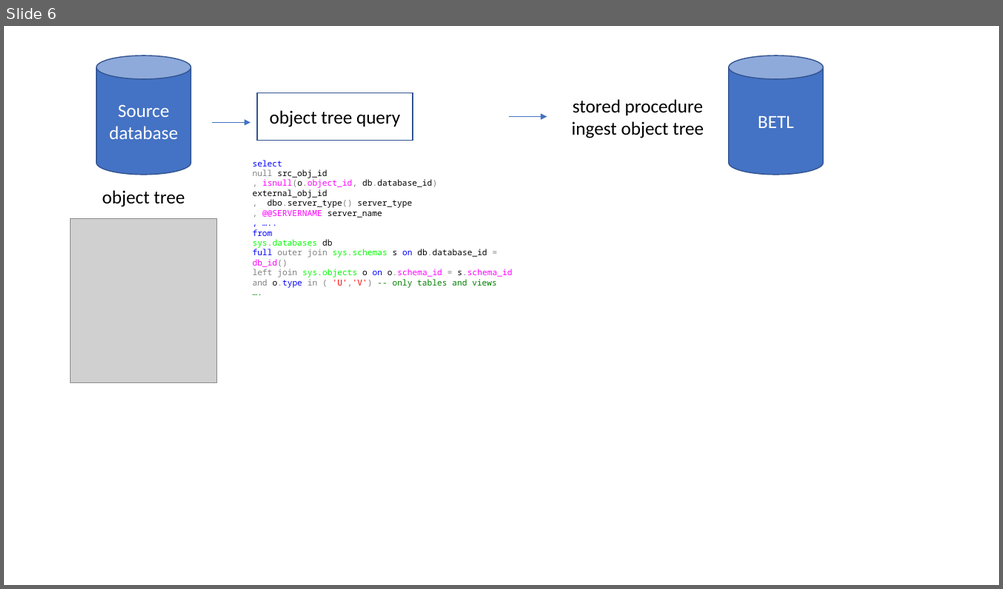
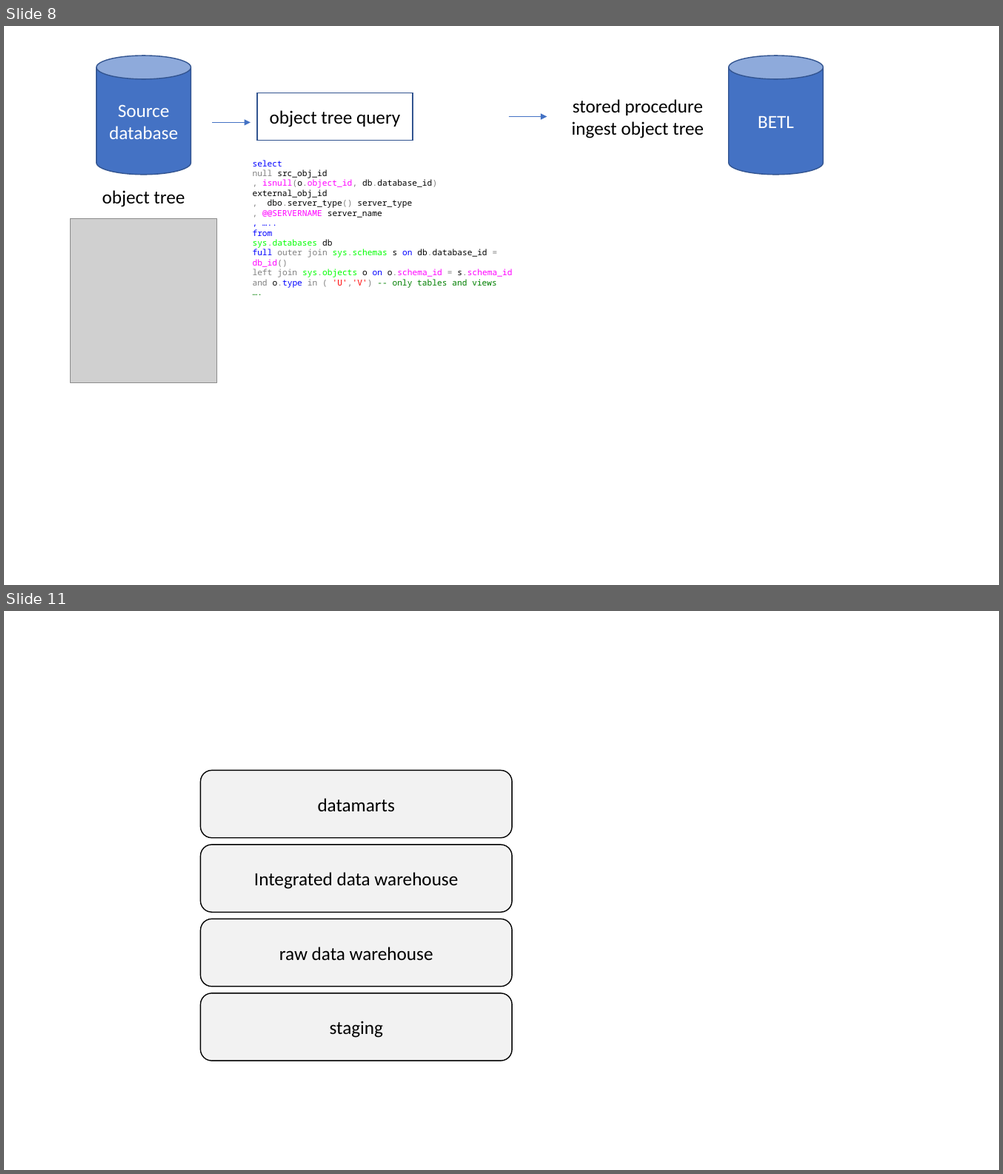
Before and after one commit to basvdberg/BETL, a slide deck: image/betl_architecture.pptx. Shown one above the other, each under a label of ours: slide 6 before the commit, slides 8 and 11 after it; the slides between them are not shown. The pictures are 1003x589 and 1003x1174 pixels, drawn with LibreOffice and Linux fonts; fonts in the diff are those of the drawing; grey boxes stand for pictures. Boxes give left, top, right and bottom in pixels: in the first picture for what was removed or moved away, otherwise in the second. Text is boxed around its words. In the diff, an @@ line names an element or a change of style, - is before the commit and + after.

```diff
--- a/image/betl_architecture.pptx
+++ b/image/betl_architecture.pptx
@@ slide 11 added at (x1=4, y1=611, x2=999, y2=1170), background #FFFFFF @@
@@ rounded rectangle added at (x1=200, y1=771, x2=512, y2=839), fill #F2F2F2, outline #000000 1 pt, 18 pt, text #000000 @@
+datamarts
@@ rounded rectangle added at (x1=200, y1=845, x2=512, y2=912), fill #F2F2F2, outline #000000 1 pt, 18 pt, text #000000 @@
+Integrated data warehouse
@@ rounded rectangle added at (x1=200, y1=919, x2=512, y2=987), fill #F2F2F2, outline #000000 1 pt, 18 pt, text #000000 @@
+raw data warehouse
@@ rounded rectangle added at (x1=200, y1=994, x2=512, y2=1062), fill #F2F2F2, outline #000000 1 pt, 18 pt, text #000000 @@
+staging
@@ what was slide 6 is now slide 8 @@
```
Also in this commit, not shown: 3 slides changed, 6 other slides added, 1 slide removed, 26 other files.
